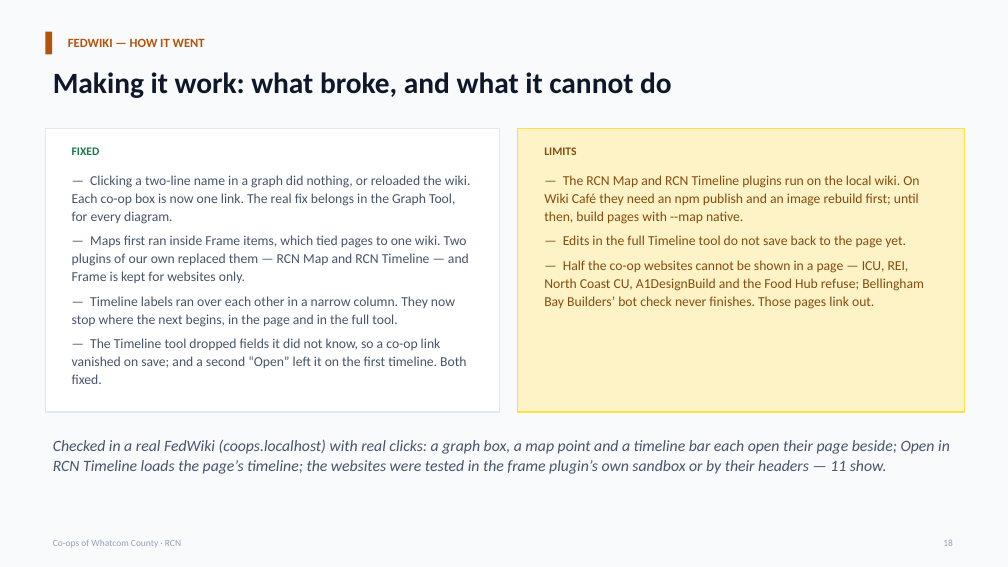
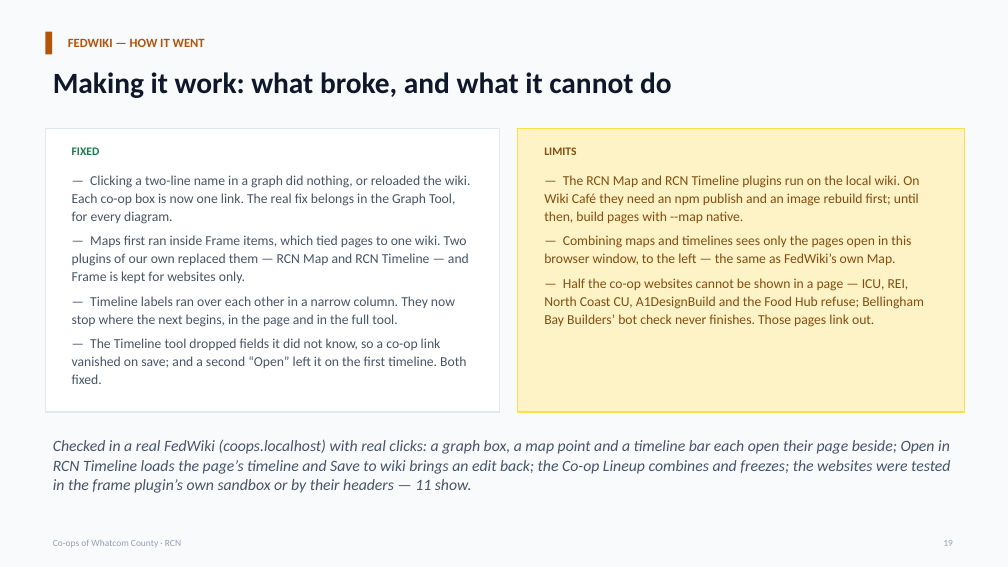
Before and after one commit to marpie1/rcn, a slide deck: slide 19 of docs/whatcom-coops-four-lenses.pptx (slide 18 before the commit). Drawn at 1008x567 pixels with LibreOffice and Linux fonts; fonts in the diff are those of the drawing. Boxes give left, top, right and bottom in pixels: in the first picture for what was removed or moved away, otherwise in the second. Text is boxed around its words. In the diff, an @@ line names an element or a change of style, - is before the commit and + after.

```diff
--- a/docs/whatcom-coops-four-lenses.pptx
+++ b/docs/whatcom-coops-four-lenses.pptx
@@ text at (x1=544, y1=235, x2=911, y2=265): text changed @@
-— Edits in the full Timeline tool do not save back to the page yet.
+— Combining maps and timelines sees only the pages open in this browser window, to the left — the same as FedWiki’s own Map.
@@ text at (x1=53, y1=439, x2=950, y2=493): text changed @@
-Checked in a real FedWiki (coops.localhost) with real clicks: a graph box, a map point and a timeline bar each open their page beside; Open in RCN Timeline loads the page’s timeline; the websites were tested in the frame plugin’s own sandbox or by their headers — 11 show.
+Checked in a real FedWiki (coops.localhost) with real clicks: a graph box, a map point and a timeline bar each open their page beside; Open in RCN Timeline loads the page’s timeline and Save to wiki brings an edit back; the Co-op Lineup combines and freezes; the websites were tested in the frame plugin’s own sandbox or by their headers — 11 show.
```
Also in this commit, not shown: 3 other slides changed, 1 slide added, 12 other files.
